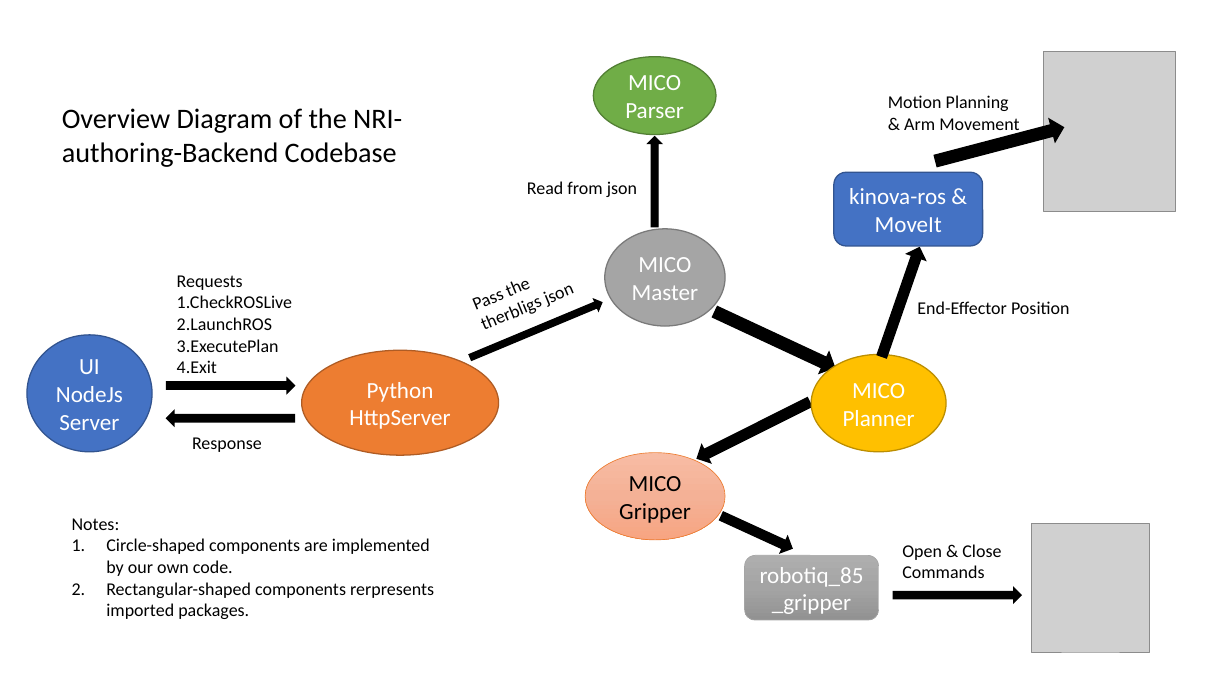
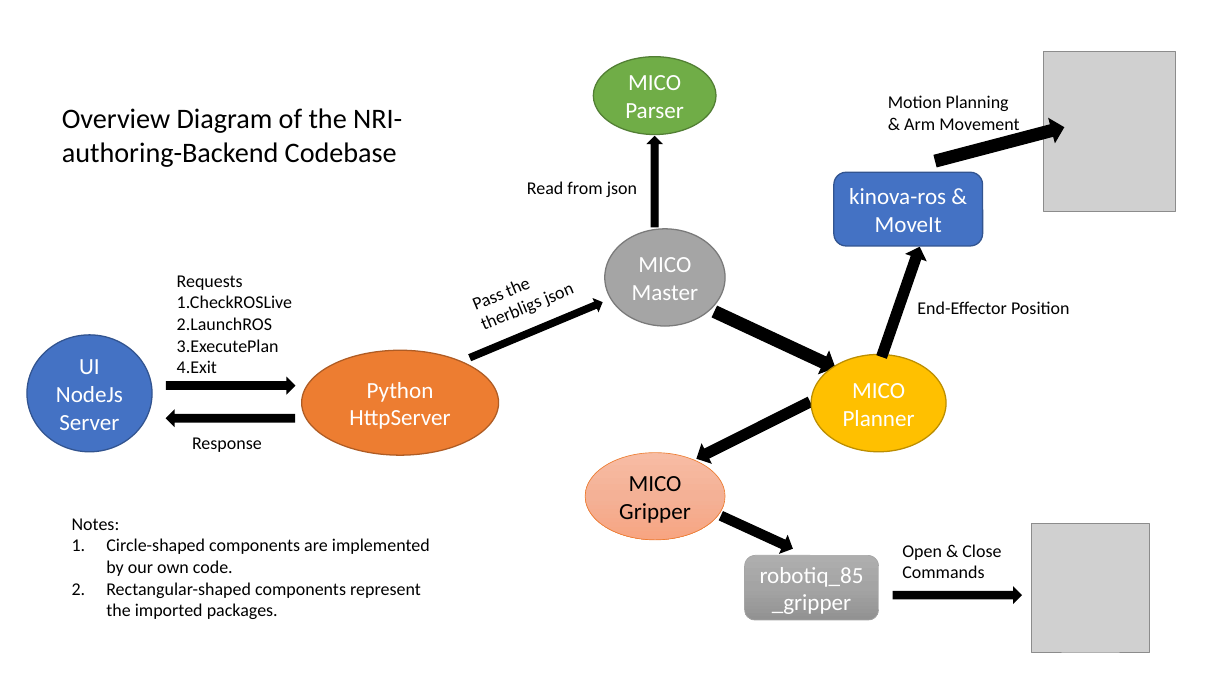
Before and after one commit to Wisc-HCI/NRI-authoring-Backend, a slide deck: slide 1 of therbligs-backend-diagram.pptx. Drawn at 1232x693 pixels with LibreOffice and Linux fonts; fonts in the diff are those of the drawing; grey boxes stand for pictures. Boxes give left, top, right and bottom in pixels: in the first picture for what was removed or moved away, otherwise in the second. Text is boxed around its words. In the diff, an @@ line names an element or a change of style, - is before the commit and + after.

```diff
--- a/therbligs-backend-diagram.pptx
+++ b/therbligs-backend-diagram.pptx
@@ text at (106, 582, 421, 619): text changed @@
-2. Rectangular-shaped components rerpresents imported packages.
+2. Rectangular-shaped components represent the imported packages.
```
Also in this commit, not shown: 3 other files.
